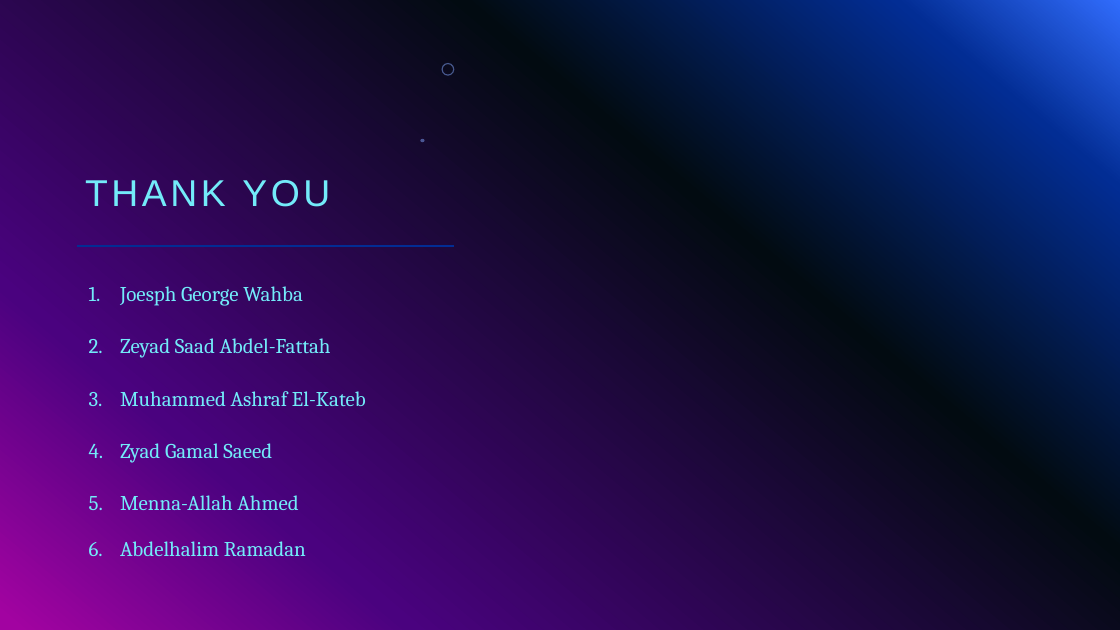
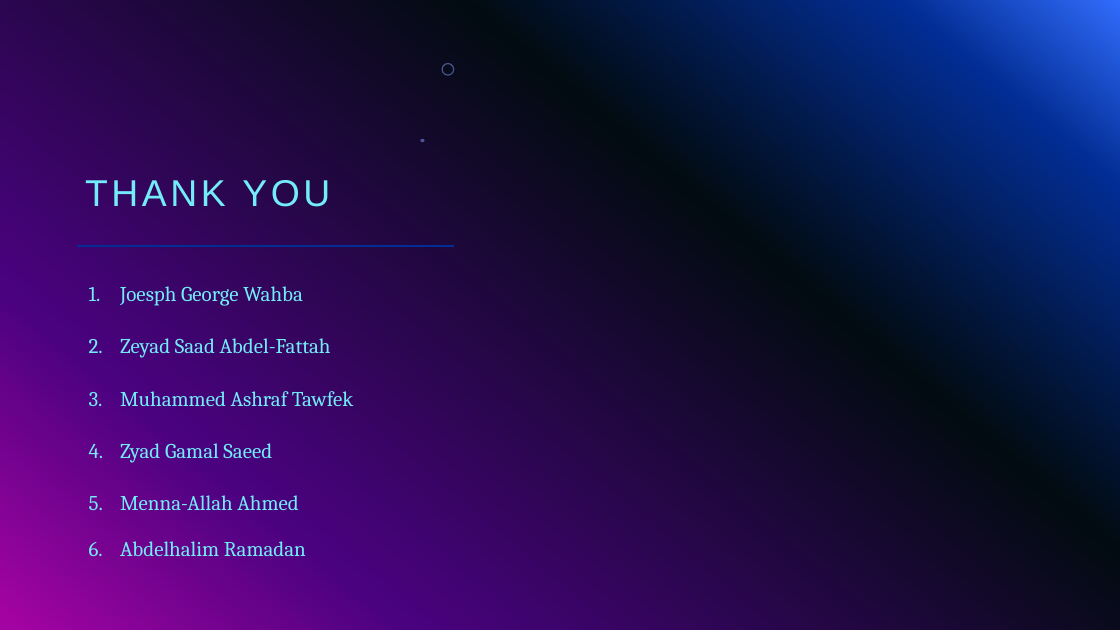
Before and after one commit to Joseph-George1/College_projects, a slide deck: slide 12 of OS_Project/FCFS.pptx. Drawn at 1120x630 pixels with LibreOffice and Linux fonts; fonts in the diff are those of the drawing; background and template pictures are left out. Boxes give left, top, right and bottom in pixels: in the first picture for what was removed or moved away, otherwise in the second. Text is boxed around its words. In the diff, an @@ line names an element or a change of style, - is before the commit and + after.

Commit message:
Kaltb

```diff
--- a/OS_Project/FCFS.pptx
+++ b/OS_Project/FCFS.pptx
@@ text at (120,391,353,406): text changed @@
-3. Muhammed Ashraf El-Kateb
+3. Muhammed Ashraf Tawfek
```
